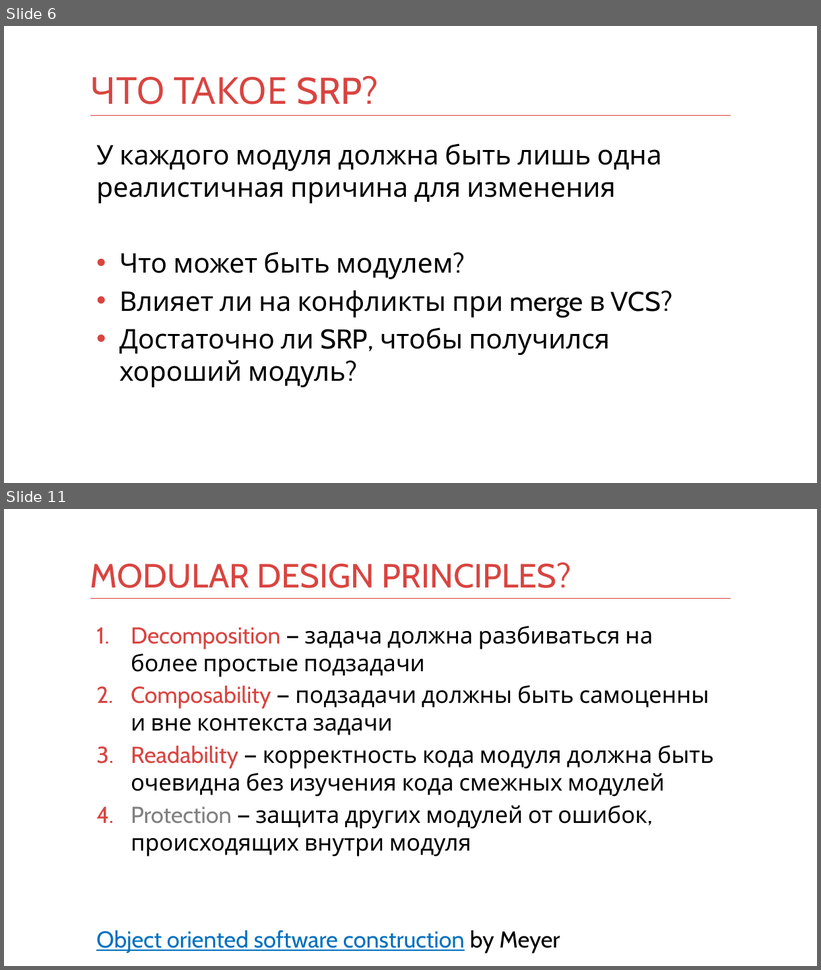
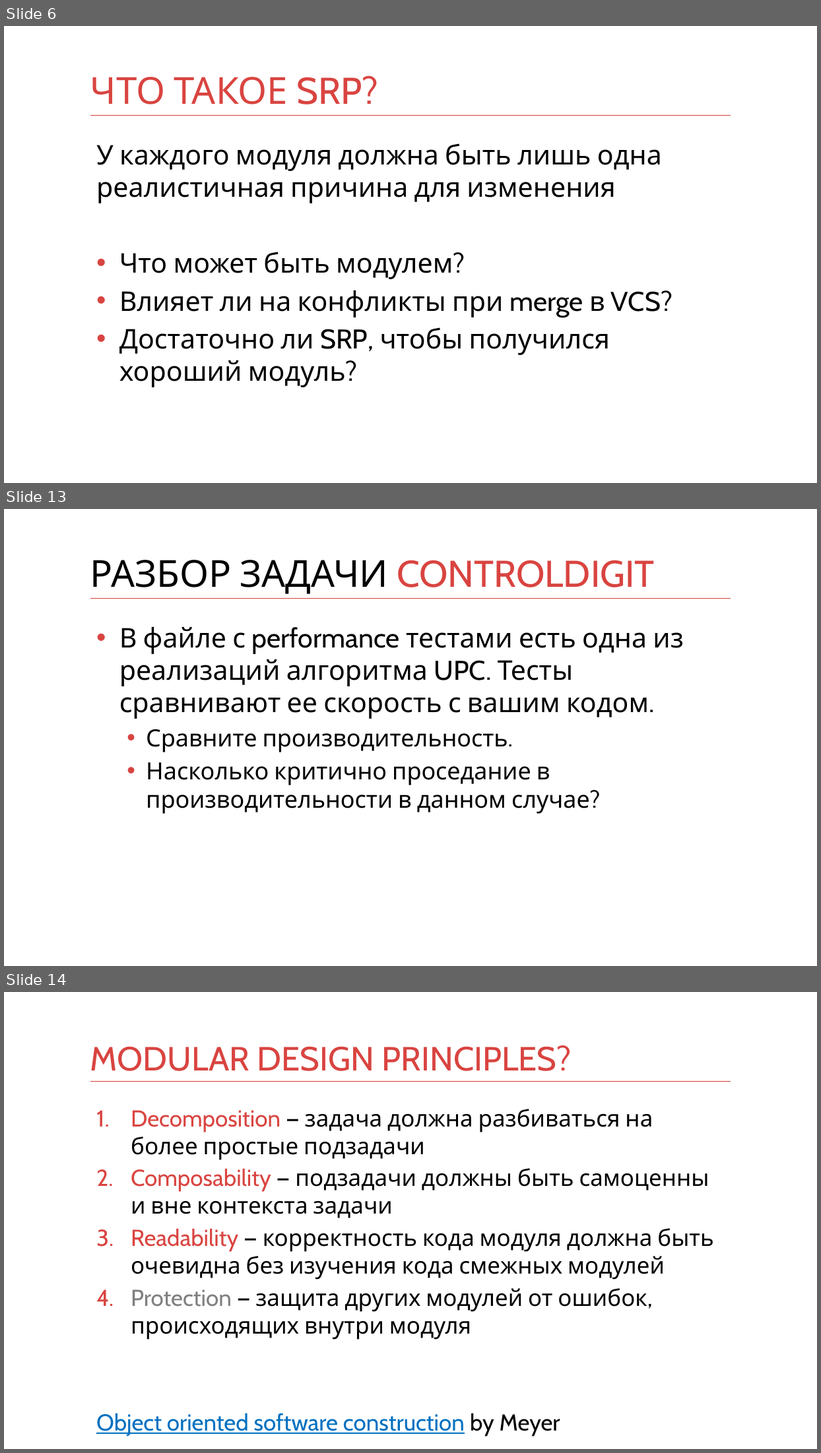
Before and after one commit to kontur-courses/clean-code, a slide deck: clean-code.pptx. Shown one above the other, each under a label of ours: slides 6 and 11 before the commit, slides 6, 13 and 14 after it; the slides between them are not shown. The pictures are 821x970 and 821x1453 pixels, drawn with LibreOffice and Linux fonts; fonts in the diff are those of the drawing. Boxes give left, top, right and bottom in pixels: in the first picture for what was removed or moved away, otherwise in the second. Text is boxed around its words. In the diff, an @@ line names an element or a change of style, - is before the commit and + after.

```diff
--- a/clean-code.pptx
+++ b/clean-code.pptx
@@ slide 13 added at (x1=4, y1=509, x2=817, y2=966), background #FFFFFF; not listed: 1 template element that a slide beside it also shows @@
@@ title added at (x1=90, y1=560, x2=655, y2=594), 44 pt, text #000000 @@
+РАЗБОР ЗАДАЧИ CONTROLDIGIT
@@ text added at (x1=120, y1=626, x2=684, y2=814), 32 pt, text #000000 @@
+• В файле с performance тестами есть одна из реализаций алгоритма UPC. Тесты сравнивают ее скорость с вашим кодом.
+  • Сравните производительность.
+  • Насколько критично проседание в производительности в данном случае?
@@ what was slide 11 is now slide 14 @@
```
Also in this commit, not shown: 6 slides changed, 5 other slides added.
